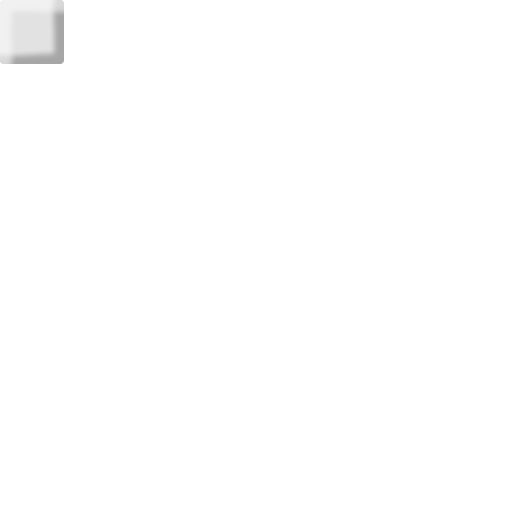
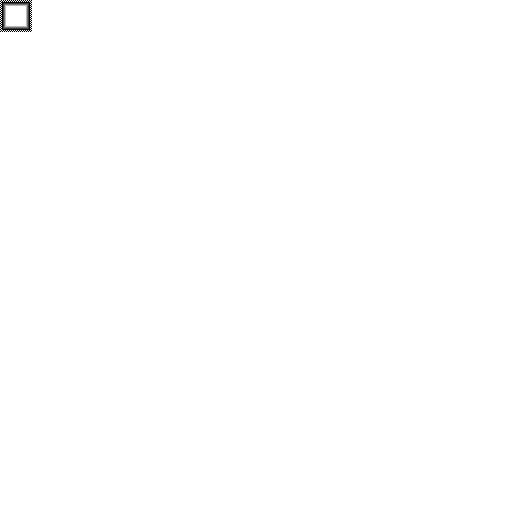
Comparing the layer stacks of the two (512, 512) images. Changes:
renamed "Background" to "bg", painted on it over 0, 0, 64, 64
